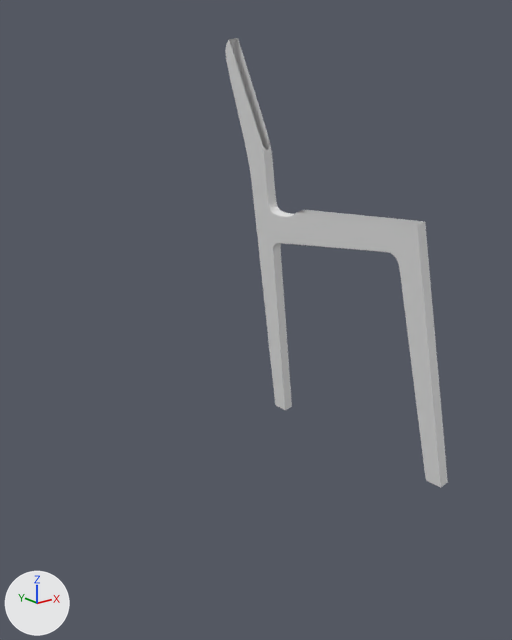
The Blender file Misc Obj/Chair/Chair.blend, before and after one commit.
Before and after are seen from a 50 mm camera at (-3.5, -4.47, 3.25) aimed at (-0.06, -0.16, 1.53). Every picture has the same lights, and +X, +Y and +Z are marked at lower left.

The older version as bpy lines, for what is in view:
```python
me_cube_001 = bpy.data.meshes.new('Cube.001')
me_cube_001.from_pydata(...)  # 236 vertices, 199 faces; spans x 0.0..0.05, y -0.49..1.82, z -1.6..2.24
ob_cube = bpy.data.objects.new('Cube', me_cube_001)
ob_cube.location = (1.017, -0.665, 1.555)
ob_cube.rotation_euler = (0.0, -0.165, 0.0)  # degrees (0, -9.5, 0)
_m = ob_cube.modifiers.new('Mirror', 'MIRROR')
_m.use_clip = True
_m = ob_cube.modifiers.new('Subdivision', 'SUBSURF')
```
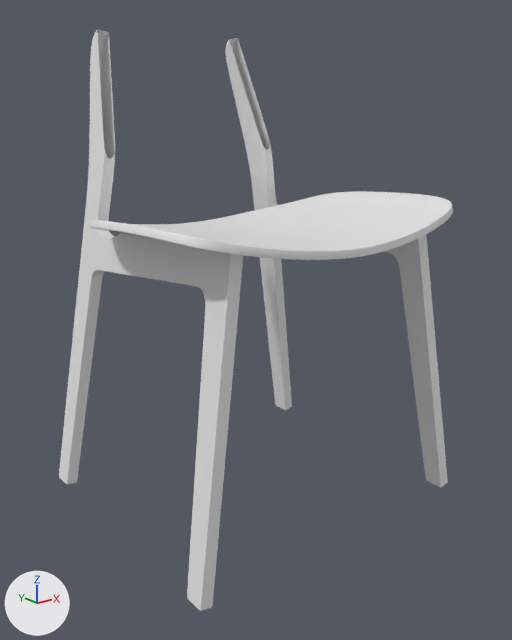
Location of each change, [x1, y1, x2, y2] in pixels of the pictures (512 x 640 px):
'Cube', modifiers changed, reshaped (74% wider, 29% taller)
    before: [225, 38, 448, 488]
    after: [59, 29, 448, 611]
'Seat', added
    after: [89, 191, 453, 260]

Edits to the bpy script that builds the scene:
```text
Add me_plane:
    me_plane.from_pydata([(0.0, -1.13, -0.24), (0.99, -0.91, -0.04), (0.0, 1.01, -0.34), (0.98, 0.59, -0.12), (0.43, -1.1, -0.19), (0.43, 0.96, -0.28), (0.76, -1.02, -0.11), (0.77, 0.75, -0.2), (0.0, 0.42, -0.3), (1.02, 0.16, -0.06), (0.43, 0.33, -0.24), (0.77, 0.27, -0.16), (0.0, -0.58, -0.25), (1.03, -0.53, -0.03), (0.43, -0.57, -0.19), (0.76, -0.55, -0.11)], [], [(11, 9, 3, 7), (8, 10, 5, 2), (10, 11, 7, 5), (14, 15, 11, 10), (12, 14, 10, 8), (15, 13, 9, 11), (6, 1, 13, 15), (0, 4, 14, 12), (4, 6, 15, 14)])
    me_plane.polygons.foreach_set('use_smooth', [True] * 9)
Change ob_cube:
    add _m = ob_cube.modifiers.new('Mirror.001', 'MIRROR')
    add _m.mirror_object = ob_seat
Add ob_seat:
    ob_seat = bpy.data.objects.new('Seat', me_plane)
    ob_seat.location = (0.0, -0.193, 2.463)
    ob_seat.scale = (1.29, 0.969, 1.0)
    _m = ob_seat.modifiers.new('Mirror', 'MIRROR')
    _m.use_clip = True
    _m = ob_seat.modifiers.new('Subdivision', 'SUBSURF')
    _m.levels = 3
    _m.render_levels = 3
    _m = ob_seat.modifiers.new('Solidify', 'SOLIDIFY')
    _m.thickness = 0.0566
    _m.offset = 1.0
    _m.nonmanifold_merge_threshold = 0.0003
    _m = ob_seat.modifiers.new('Bevel', 'BEVEL')
    _m.width = 0.002
    _m.width_pct = 0.002
    _m.segments = 2
    _m.angle_limit = 1.047
```
